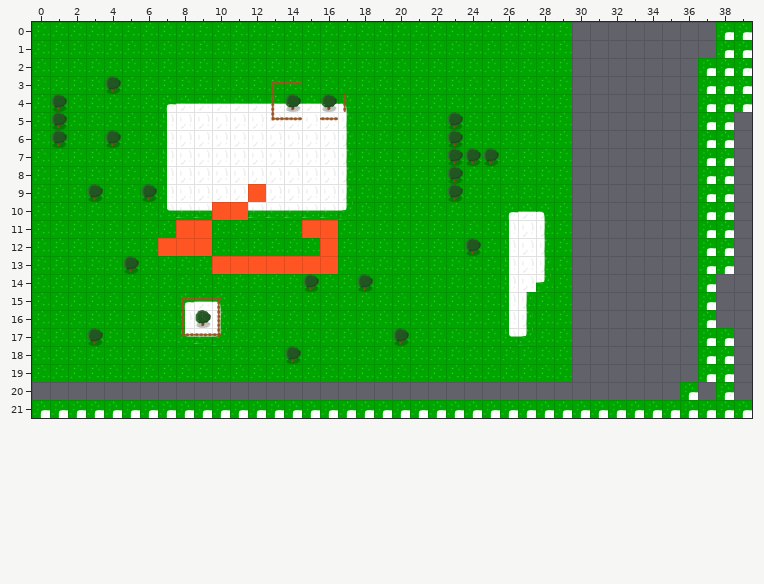
Two versions of a level (Tiled map, game2-desktop/bin/maps/map1.tmx). That is the earlier state.
Cells are 32x32 px. Shown: x 0..39, y 0..21.
After the commit:
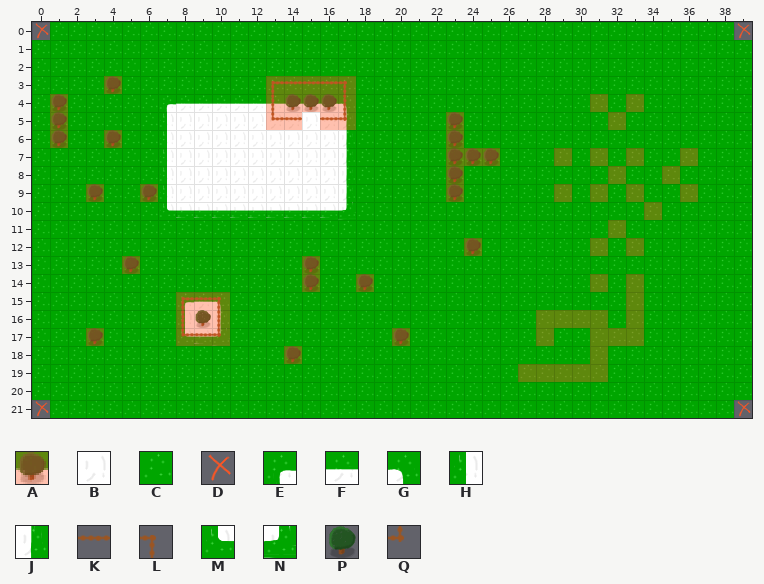
Key: from "collisiontileset": A 0; from "tileset": B 0, C 2, D 3, E 12, F 13, G 14, H 20, J 22, K 25, L 26, M 28, N 30, P 33, Q 42.
_ is an empty cell.
Tiles replaced or removed in this view: A, B, C, E, F, G, H, J, M, N.
Tiles of an added or newly shown layer are drawn over the layers below it.
See-through tiles are keyed as they look on the map.
Change:
Changed rows in their new state; . is an unchanged cell.
Layer "Kachelebene 1":
first column x 0:
 0 D.............................CCCCCCCCCD
 1 ..............................CCCCCCCCCC
 2 ..............................CCCCCCCCCC
 3 ..............................CCCCCCCCCC
 4 ..............................CCCCCCCCCC
 5 ..............................CCCCCCCCCC
 6 ..............................CCCCCCCCCC
 7 ..............................CCCCCCCCCC
 8 ..............................CCCCCCCCCC
 9 ..............................CCCCCCCCCC
10 ..........................CCC.CCCCCCCCCC
11 ..........................CCC.CCCCCCCCCC
12 ..........................CCC.CCCCCCCCCC
13 ..........................CCC.CCCCCCCCCC
14 ..........................CCC.CCCCCCCCCC
15 ..........................CC..CCCCCCCCCC
16 ..........................CC..CCCCCCCCCC
17 ..........................CC..CCCCCCCCCC
18 ..............................CCCCCCCCCC
19 ..............................CCCCCCCCCC
20 CCCCCCCCCCCCCCCCCCCCCCCCCCCCCCCCCCCCCCCC
21 DCCCCCCCCCCCCCCCCCCCCCCCCCCCCCCCCCCCCCCD
Layer "Kachelebene 2":
first column x 15:
 3 KKL
 4 P..
 5 ..Q
first column x 7:
 9 ....._....
10 ...__.....
11 .__.....__
12 ___......_
13 ..._____P_
Layer "collision" (added):
first column x 1:
 3 ...A........AAAAA...................
 4 A...........AAAAA.............A.A...
 5 A...........AA.AA.....A........A....
 6 A..A..................A.............
 7 ......................AAA...A.A.A..A
 8 ......................A........A..A.
 9 ..A..A................A.....A.A.A..A
10 .................................A..
11 ...............................A....
12 .......................A......A.A...
13 ....A.........A.....................
14 ..............A..A............A.A...
15 .......AAA......................A...
16 .......AAA.................AAAA.A...
17 ..A....AAA.........A.......A..AAA...
18 .............A................A.....
19 ..........................AAAAA.....
Where, in picture pixels (left, top, right, bottom), the same in both pictures:
changed: (32, 22, 752, 418)
